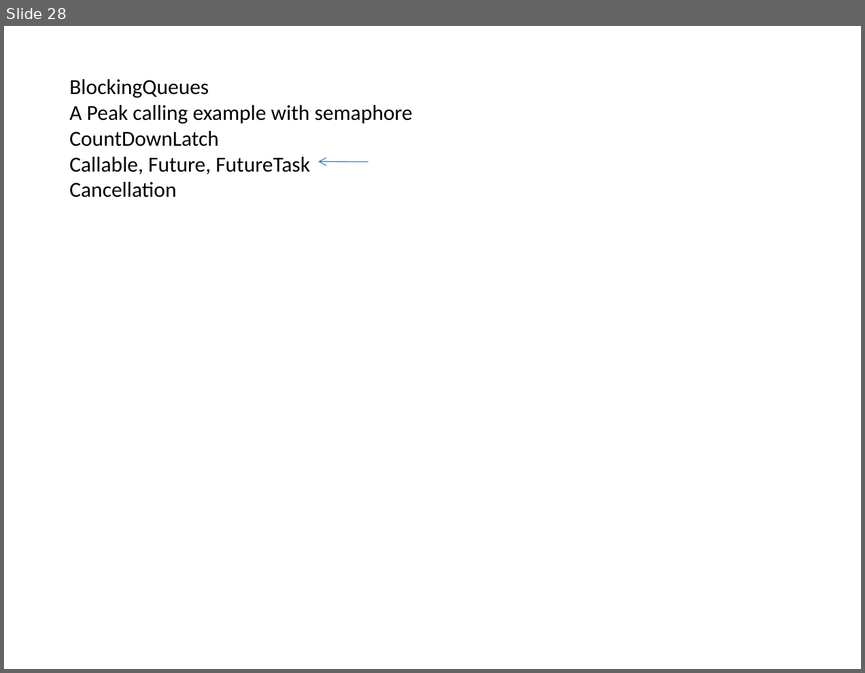
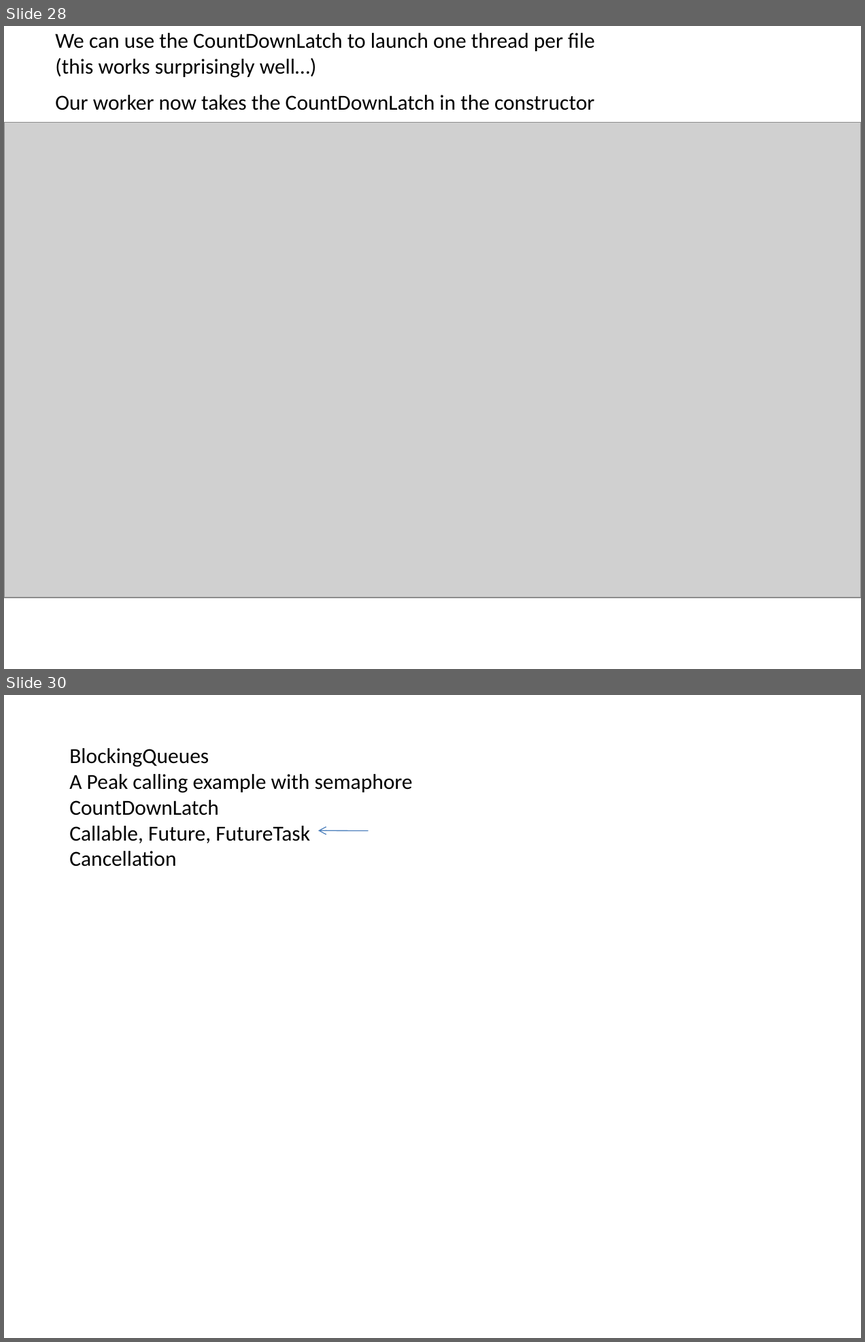
Before and after one commit to afodor/afodor.github.io, a slide deck: classes/prog2017/Prog3-Lecture17.pptx. Shown one above the other, each under a label of ours: slide 28 before the commit, slides 28 and 30 after it; the slides between them are not shown. The pictures are 865x673 and 865x1342 pixels, drawn with LibreOffice and Linux fonts; fonts in the diff are those of the drawing; grey boxes stand for pictures. Boxes give left, top, right and bottom in pixels: in the first picture for what was removed or moved away, otherwise in the second. Text is boxed around its words. In the diff, an @@ line names an element or a change of style, - is before the commit and + after.

Commit message:
lecture 17 in progress...

```diff
--- a/classes/prog2017/Prog3-Lecture17.pptx
+++ b/classes/prog2017/Prog3-Lecture17.pptx
@@ slide 28 added at (4, 26, 861, 669), background #FFFFFF @@
@@ text added at (55, 33, 595, 78), 18 pt, text #000000 @@
+We can use the CountDownLatch to launch one thread per file
+(this works surprisingly well…)
@@ text added at (55, 95, 594, 110), 18 pt, text #000000 @@
+Our worker now takes the CountDownLatch in the constructor
@@ picture added at (4, 122, 861, 597) @@
@@ what was slide 28 is now slide 30 @@
```
Also in this commit, not shown: 1 other slide added.
